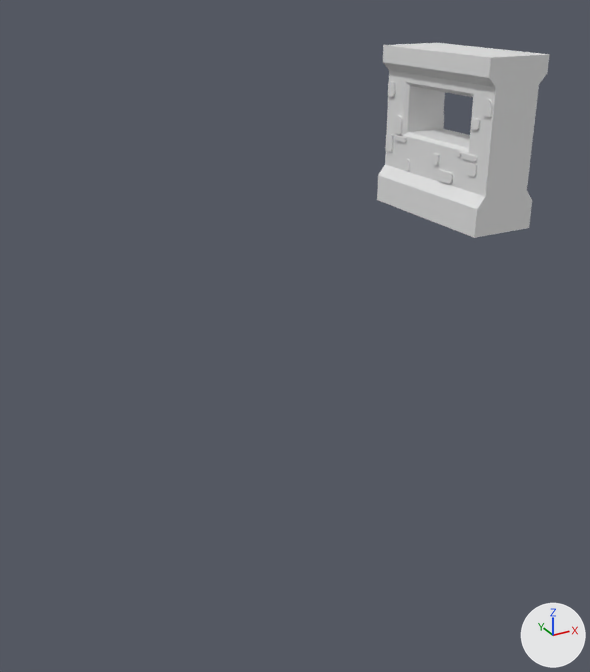
The Blender file env_wallwWndow_melissaLiao_01.blend, before and after one commit.
Before and after are seen from a 50 mm lens placed at (-4.15, -15.57, 10.85), pointed at (8.46, 7.36, -0.62). Lighting does not change. The marker at lower right points along +X, +Y and +Z. The older version comes first. Mesh edges are drawn as thin lines on the coarser meshes.
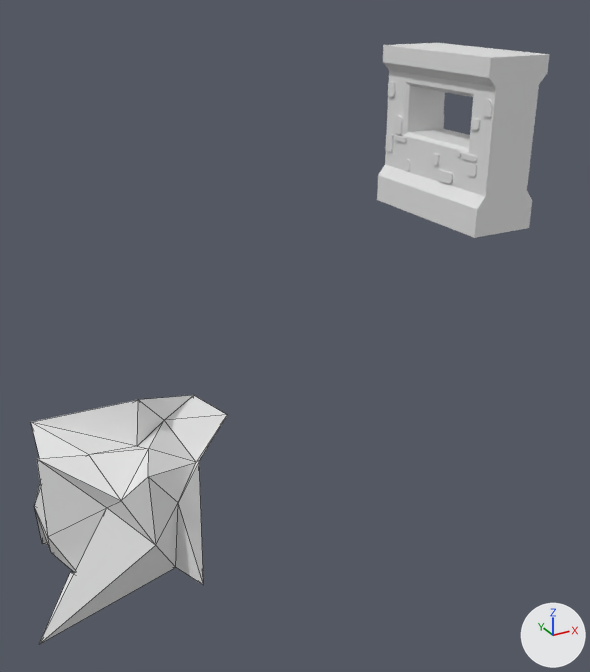
Commit message: starting the wear and tear icosphere

Location of each change, [x1, y1, x2, y2] in pixels of the pictures (590 x 672 px):
'Icosphere', added: after [31, 395, 227, 644]

The change, as a diff of the scene's bpy script:
```diff
--- a/env_wallwWndow_melissaLiao_01.blend.py
+++ b/env_wallwWndow_melissaLiao_01.blend.py
@@ me_icosphere @@
+me_icosphere.from_pydata(...)  # 42 vertices, 80 faces; spans x -1.27..1.22, y -1.23..0.88, z -1.19..1.26
@@ ob_icosphere @@
+ob_icosphere = bpy.data.objects.new('Icosphere', me_icosphere)
+ob_icosphere.location = (0.0, 0.0, 0.0)
+ob_icosphere.scale = (2.0, 2.0, 2.0)
```
